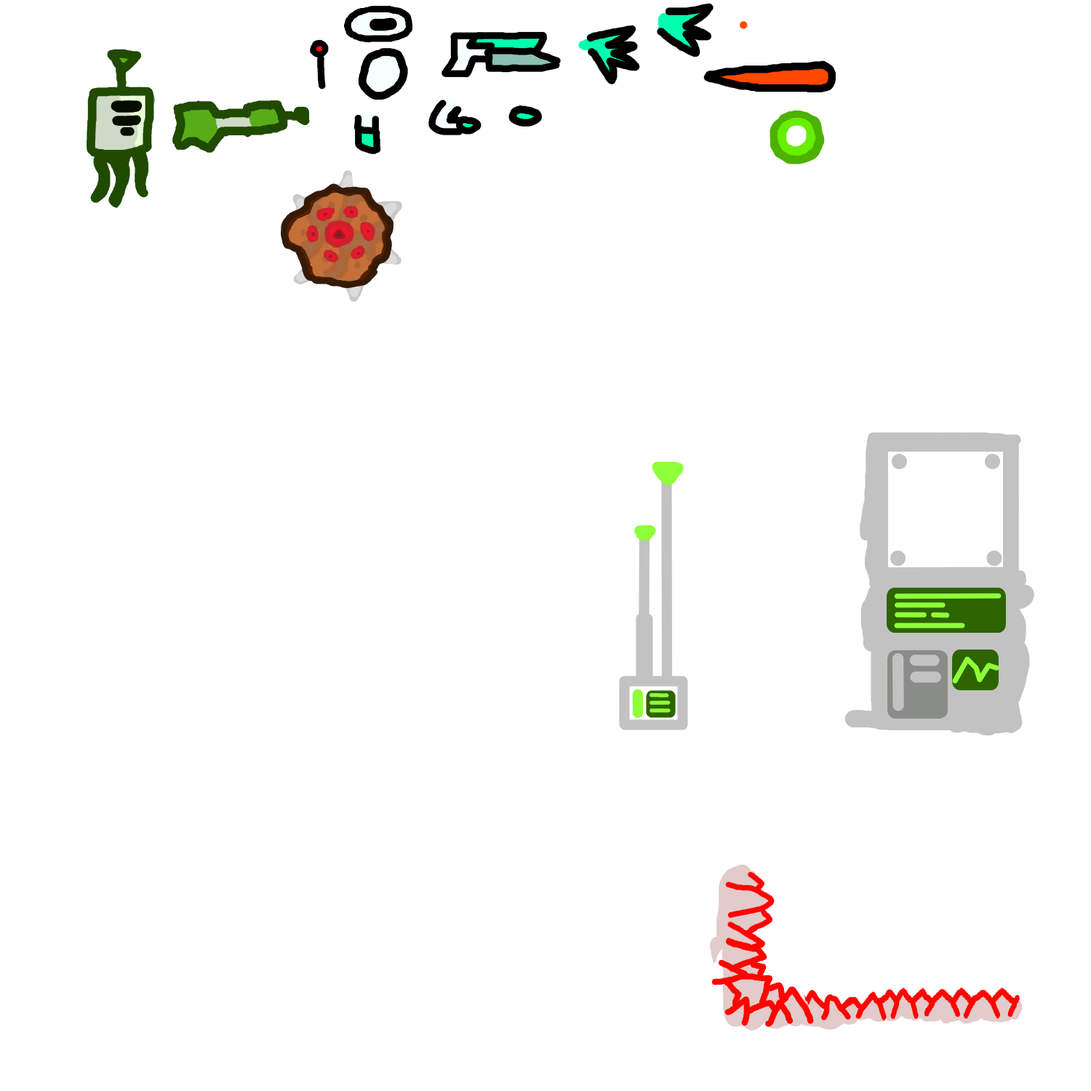
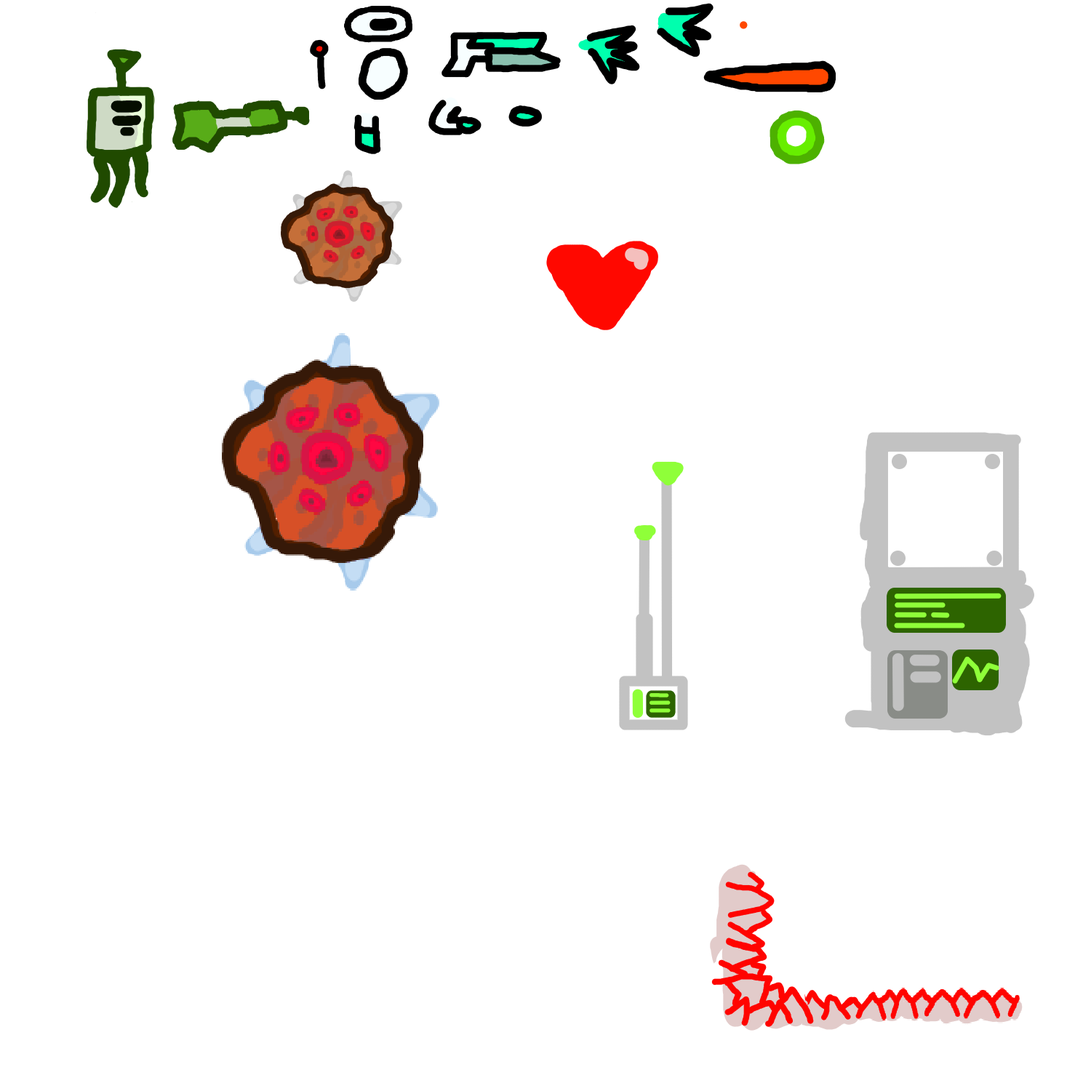
The second w=1091, h=1091 image is a revision of the first. Changes to its layers:
added layer "Layer 2(pasted)" above "Layer 1" over [221, 240, 659, 591]
painted on "Layer 1" over [221, 240, 659, 591]
